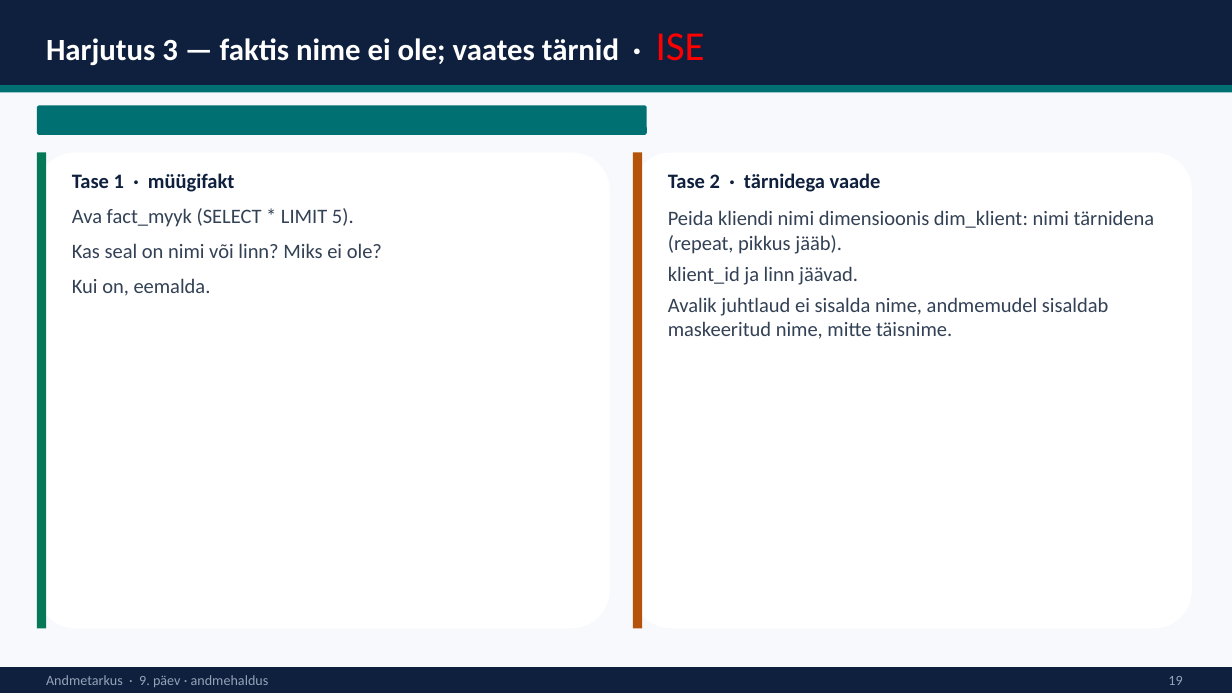
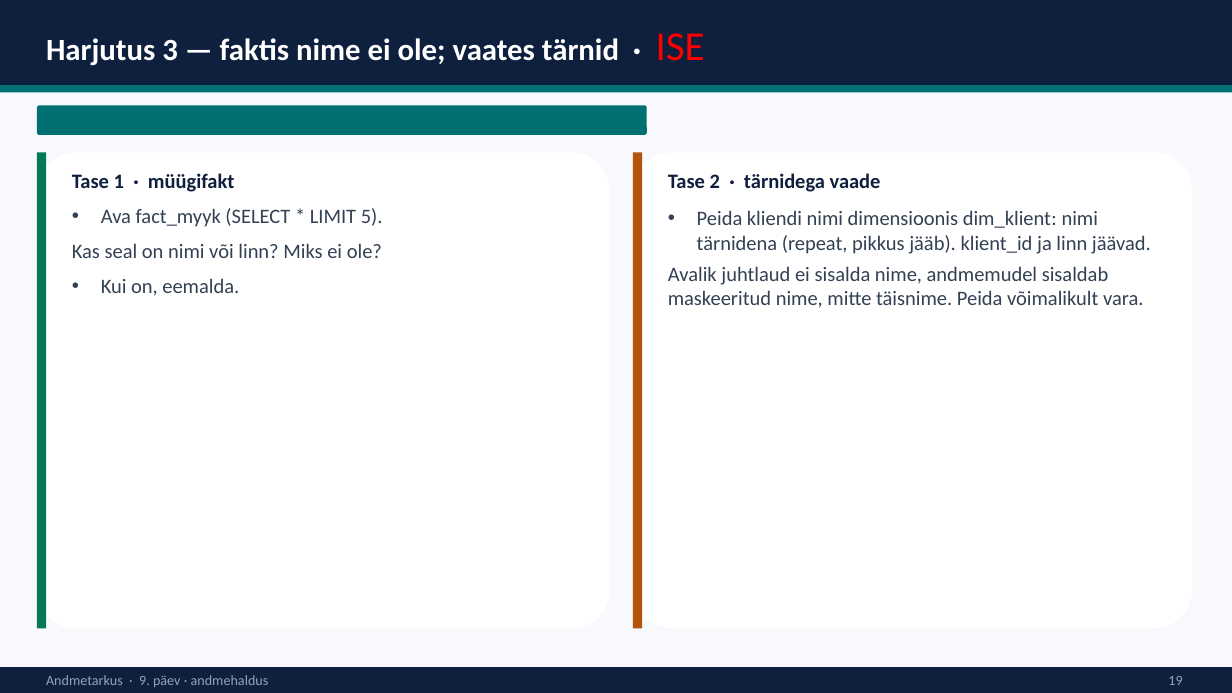
Before and after one commit to emilieabel/andmetarkus, a slide deck: slide 20 of Materjalid/Day9 Andmekorraldus Dim Fakt/9-paev-andmetarkus-esitlus.pptx. Drawn at 1232x693 pixels with LibreOffice and Linux fonts; fonts in the diff are those of the drawing. Boxes give left, top, right and bottom in pixels: in the first picture for what was removed or moved away, otherwise in the second. Text is boxed around its words. In the diff, an @@ line names an element or a change of style, - is before the commit and + after.

```diff
--- a/Materjalid/Day9 Andmekorraldus Dim Fakt/9-paev-andmetarkus-esitlus.pptx
+++ b/Materjalid/Day9 Andmekorraldus Dim Fakt/9-paev-andmetarkus-esitlus.pptx
@@ text at bbox=[101, 208, 383, 296]: bullet none to • @@
@@ text at bbox=[668, 210, 1151, 308]: text changed @@
-Peida kliendi nimi dimensioonis dim_klient: nimi tärnidena (repeat, pikkus jääb).
-klient_id ja linn jäävad.
-Avalik juhtlaud ei sisalda nime, andmemudel sisaldab maskeeritud nime, mitte täisnime.
+• Peida kliendi nimi dimensioonis dim_klient: nimi tärnidena (repeat, pikkus jääb). klient_id ja linn jäävad.
+Avalik juhtlaud ei sisalda nime, andmemudel sisaldab maskeeritud nime, mitte täisnime. Peida võimalikult vara.
```
Also in this commit, not shown: 14 other slides changed, 1 other file.
